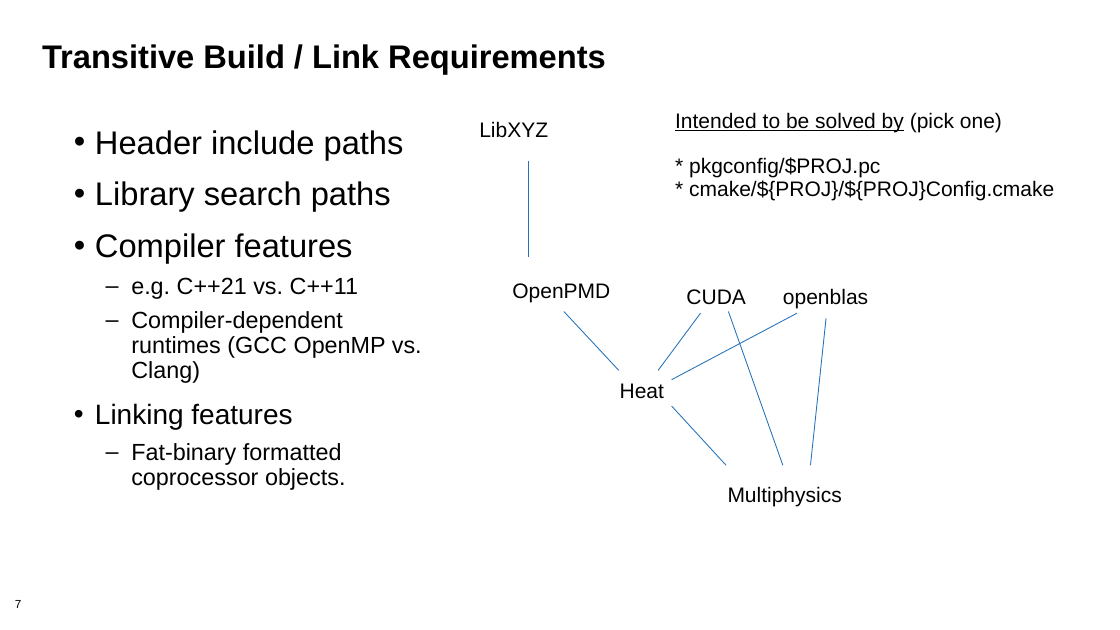
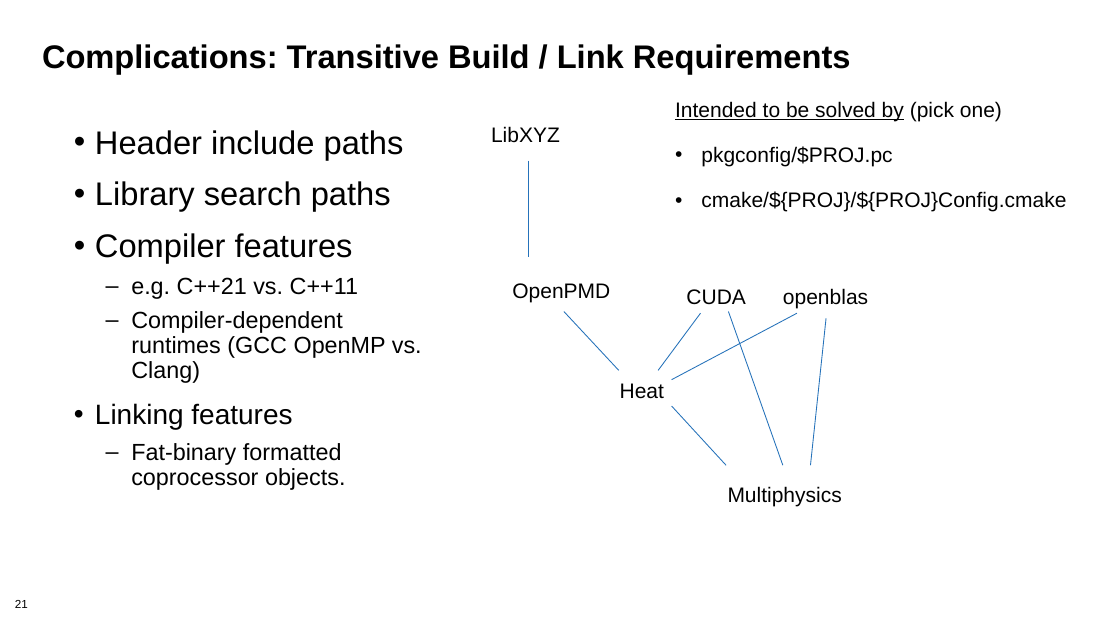
Before and after one commit to bssw-tutorial/presentations, a slide deck: slide 21 of packaging.pptx (slide 7 before the commit). Drawn at 1120x630 pixels with LibreOffice and Linux fonts; fonts in the diff are those of the drawing; background and template pictures are left out. Boxes give left, top, right and bottom in pixels: in the first picture for what was removed or moved away, otherwise in the second. Text is boxed around its words. In the diff, an @@ line names an element or a change of style, - is before the commit and + after.

```diff
--- a/packaging.pptx
+++ b/packaging.pptx
@@ title at (42,44,851,74): text changed @@
-Transitive Build / Link Requirements
+Complications: Transitive Build / Link Requirements
@@ text "LibXYZ": place and size @@
-text "LibXYZ" at (479,121,548,138)
+text "LibXYZ" at (491,126,560,142)
@@ text "Intended to be solved by ...": place and size @@
-text "Intended to be solved by ..." at (675,112,1054,201)
+text "Intended to be solved by ..." at (675,101,1066,212)
@@ text at (701,146,1066,212): text changed @@
-* pkgconfig/$PROJ.pc
-* cmake/${PROJ}/${PROJ}Config.cmake
+• pkgconfig/$PROJ.pc
+• cmake/${PROJ}/${PROJ}Config.cmake
@@ page number at (15,600,28,608): text changed @@
-7
+21
```
Also in this commit, not shown: 7 other slides changed, 24 slides added, 1 slide removed.
